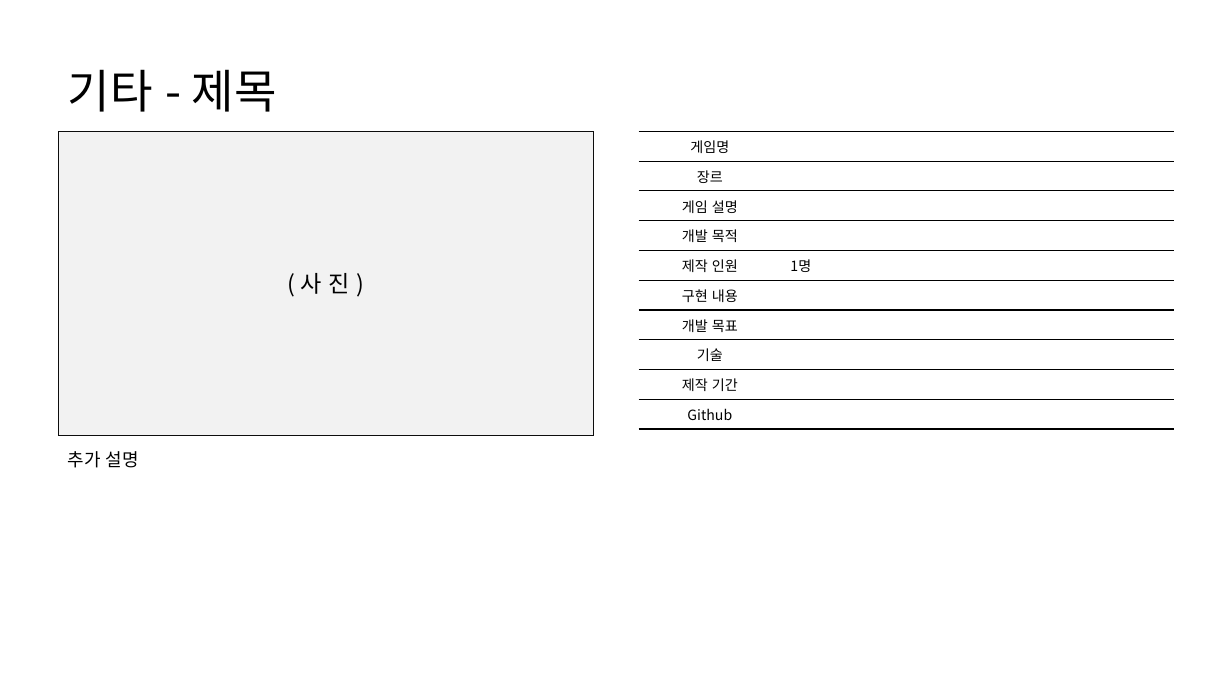
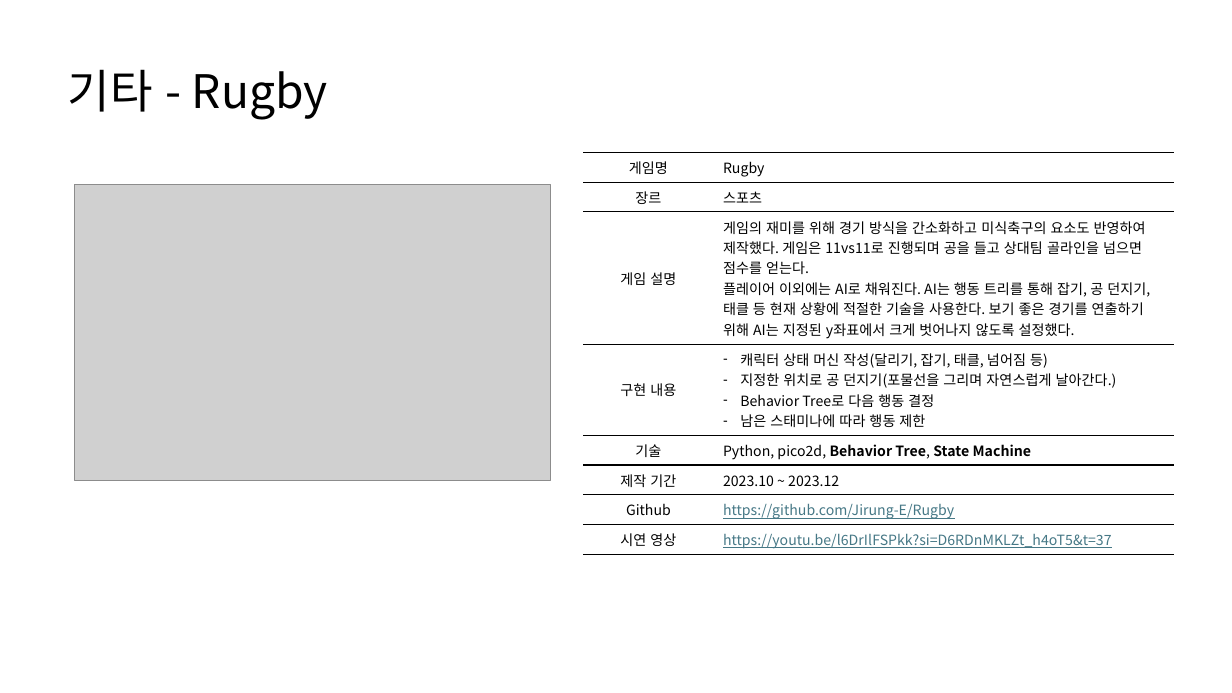
Before and after one commit to HK416/capstone_project, a slide deck: slide 18 of documents/포트폴리오/2020180028_이주형.pptx (slide 15 before the commit). Drawn at 1232x693 pixels with LibreOffice and Linux fonts; fonts in the diff are those of the drawing; grey boxes stand for pictures. Boxes give left, top, right and bottom in pixels: in the first picture for what was removed or moved away, otherwise in the second. Text is boxed around its words. In the diff, an @@ line names an element or a change of style, - is before the commit and + after.

```diff
--- a/documents/포트폴리오/2020180028_이주형.pptx
+++ b/documents/포트폴리오/2020180028_이주형.pptx
@@ title at <box>68,69,328,120</box>: text changed @@
-기타 - 제목
+기타 - Rugby
@@ rectangle removed at <box>58,131,593,435</box> @@
-( 사 진 )
@@ table at <box>583,152,1174,553</box> @@
-row 1: 게임명 | 
-row 2: 장르 | 
-row 3: 게임 설명 | 
-row 4: 개발 목적 | 
-row 5: 제작 인원 | 1명
-row 6: 구현 내용 | 
-row 7: 개발 목표 | 
-row 8: 기술 | 
-row 9: 제작 기간 | 
-row 10: Github | 
+row 1: 게임명 | Rugby
+row 2: 장르 | 스포츠
+row 3: 게임 설명 | 게임의 재미를 위해 경기 방식을 간소화하고 미식축구의 요소도 반영하여 제작했다. 게임은 11vs11로 진행되며 공을 들고 상대팀 골라인을 넘으면 점수를 얻는다. / 플레이어 이외에는 AI로 채워진다. AI는 행동 트리를 통해 잡기, 공 던지기, 태클 등 현재 상황에 적절한 기술을 사용한다. 보기 좋은 경기를 연출하기 위해 AI는 지정된 y좌표에서 크게 벗어나지 않도록 설정했다.
+row 4: 구현 내용 | 캐릭터 상태 머신 작성(달리기, 잡기, 태클, 넘어짐 등) / 지정한 위치로 공 던지기(포물선을 그리며 자연스럽게 날아간다.) / Behavior Tree로 다음 행동 결정 / 남은 스태미나에 따라 행동 제한
+row 5: 기술 | Python, pico2d, Behavior Tree, State Machine
+row 6: 제작 기간 | 2023.10 ~ 2023.12
+row 7: Github | https://github.com/Jirung-E/Rugby
+row 8: 시연 영상 | https://youtu.be/l6DrIlFSPkk?si=D6RDnMKLZt_h4oT5&t=37
@@ table: place and size @@
-table at <box>639,131,1174,424</box>
+table at <box>583,152,1174,553</box>
@@ picture added at <box>75,184,551,480</box> @@
@@ text removed at <box>68,451,139,468</box> @@
-추가 설명
```
Also in this commit, not shown: 7 other slides changed, 5 slides added, 1 slide removed.
